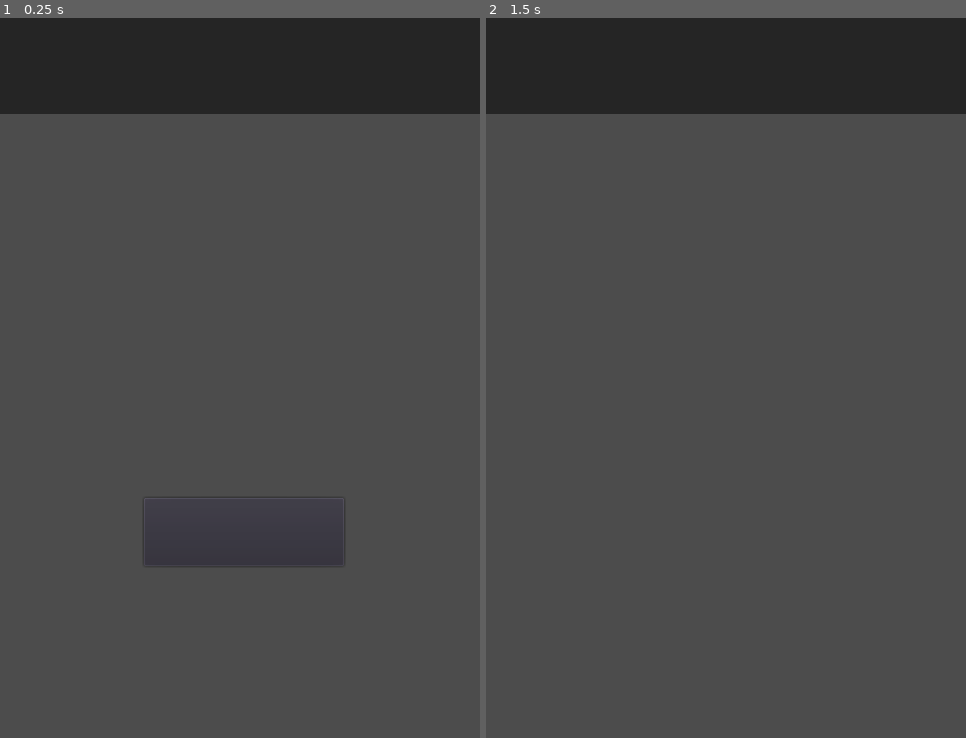
Above: before the commit, frames 1-2 (left to right).
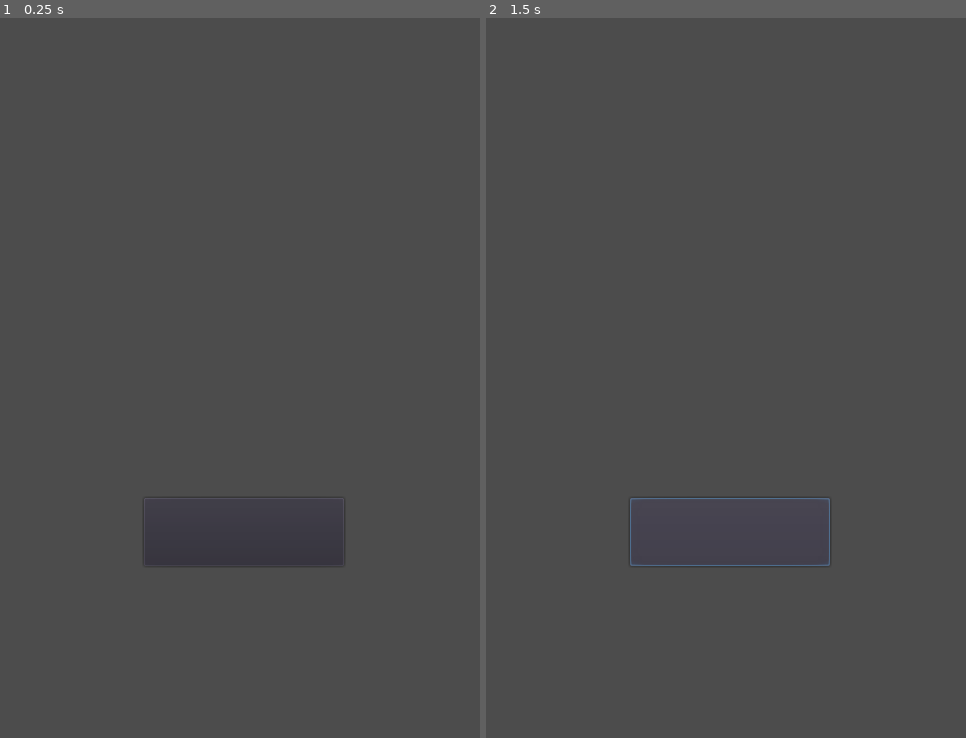
Above: after the commit, the same moments.

Repository: rikithreddy/dodge-the-creeps
Game: Godot game, scene res://HUD.tscn
Same seed, same stepped clock (60 frames per second), same inputs: the game is played once before the commit and once after it. This scene is started directly instead of the project's main scene.
Inputs (mouse positions are in pixels of both pictures, inside the frame that each line leads up to):
- Up to frame 1 (0.25 s): no input
- Up to frame 2 (1.5 s): click "Start" at 0.5 s; click (730, 529) at 1.25 s, where only the run after the commit has a clickable "Start"

The runs differ from the first frame. In frame 1, 13% of the frame differs, in the area x 0-100%, y 0-14%; in frame 2, 13%, in the area x 0-100%, y 0-77%.

Commit message:
rfe: Add seperate UI menu
- Add global variables for score
- Change background music
- Change Mob and player size

Diff:
--- /dev/null
+++ b/Background.tscn
@@ -0,0 +1,21 @@
+[gd_scene load_steps=2 format=2]
+
+[ext_resource path="res://dodge_assets/art/background.jpg" type="Texture" id=1]
+
+[node name="Background" type="CanvasLayer"]
+layer = -1
+
+[node name="background" type="Sprite" parent="."]
+modulate = Color( 0.0901961, 0.0901961, 0.0901961, 1 )
+position = Vector2( 212.566, 317.325 )
+scale = Vector2( 0.792542, 0.801762 )
+texture = ExtResource( 1 )
+
+[node name="ColorRect" type="ColorRect" parent="."]
+modulate = Color( 1, 1, 1, 0.780392 )
+margin_right = 480.0
+margin_bottom = 720.0
+color = Color( 0.207843, 0.396078, 0.482353, 1 )
+__meta__ = {
+"_edit_use_anchors_": false
+}
--- a/HUD.gd
+++ b/HUD.gd
@@ -1,5 +1,4 @@
 extends CanvasLayer
-
 
 signal start_game
 
@@ -11,17 +10,8 @@
 func game_over():
 	show_msg("Game Over")
 	yield($MessageTimer, "timeout")
-	$Start.show()
-	$credits.show()
-	$Message.text = "Dodge the\nCreeps"
-	$Message.show()
-
-func update_score(score, high_score):
-	$Score.text = str(score)
-	$highscore.text = str(high_score)
 
 func _on_Start_pressed():
-	$Start.hide()
 	emit_signal("start_game")
 
 func _on_MessageTimer_timeout():
--- a/HUD.tscn
+++ b/HUD.tscn
@@ -1,25 +1,17 @@
-[gd_scene load_steps=9 format=2]
+[gd_scene load_steps=7 format=2]
 
 [ext_resource path="res://dodge_assets/fonts/Xolonium-Regular.ttf" type="DynamicFontData" id=1]
 [ext_resource path="res://HUD.gd" type="Script" id=2]
 
-[sub_resource type="DynamicFont" id=1]
-size = 52
+[sub_resource type="DynamicFont" id=3]
+size = 64
+font_data = ExtResource( 1 )
+
+[sub_resource type="DynamicFont" id=4]
+size = 48
 font_data = ExtResource( 1 )
 
 [sub_resource type="DynamicFont" id=5]
-size = 24
-font_data = ExtResource( 1 )
-
-[sub_resource type="DynamicFont" id=2]
-size = 64
-font_data = ExtResource( 1 )
-
-[sub_resource type="DynamicFont" id=3]
-size = 48
-font_data = ExtResource( 1 )
-
-[sub_resource type="DynamicFont" id=4]
 size = 12
 outline_color = Color( 0.0196078, 0.0431373, 0.211765, 1 )
 font_data = ExtResource( 1 )
@@ -31,70 +23,6 @@
 [node name="HUD" type="CanvasLayer"]
 script = ExtResource( 2 )
 
-[node name="ColorRect" type="ColorRect" parent="."]
-margin_right = 480.0
-margin_bottom = 96.0
-color = Color( 0, 0, 0, 0.517647 )
-__meta__ = {
-"_edit_use_anchors_": false
-}
-
-[node name="Score" type="Label" parent="."]
-anchor_left = 1.0
-anchor_right = 1.0
-margin_left = -96.0
-margin_top = 32.0
-margin_right = -59.0
-margin_bottom = 96.0
-custom_fonts/font = SubResource( 1 )
-text = "0"
-align = 1
-valign = 1
-__meta__ = {
-"_edit_use_anchors_": false
-}
-
-[node name="score_txt" type="Label" parent="Score"]
-anchor_left = 1.0
-anchor_right = 1.0
-margin_left = -69.0
-margin_top = -32.0
-margin_right = 8.0
-margin_bottom = -2.0
-custom_fonts/font = SubResource( 5 )
-text = "Score"
-align = 1
-__meta__ = {
-"_edit_use_anchors_": false
-}
-
-[node name="highscore" type="Label" parent="."]
-anchor_left = 1.0
-anchor_right = 1.0
-margin_left = -416.0
-margin_top = 32.0
-margin_right = -379.0
-margin_bottom = 96.0
-custom_fonts/font = SubResource( 1 )
-text = "0"
-align = 1
-valign = 1
-__meta__ = {
-"_edit_use_anchors_": false
-}
-
-[node name="highscore_txt" type="Label" parent="highscore"]
-margin_left = -32.0
-margin_top = -32.0
-margin_right = 107.0
-margin_bottom = -2.0
-custom_fonts/font = SubResource( 5 )
-text = "High score"
-align = 1
-__meta__ = {
-"_edit_use_anchors_": false
-}
-
 [node name="Message" type="Label" parent="."]
 anchor_left = 0.5
 anchor_top = 0.5
@@ -122,13 +50,14 @@
 margin_top = -240.0
 margin_right = 104.0
 margin_bottom = -172.0
-custom_fonts/font = SubResource( 3 )
+custom_fonts/font = SubResource( 4 )
 text = "Start"
 __meta__ = {
 "_edit_use_anchors_": false
 }
 
 [node name="MessageTimer" type="Timer" parent="."]
+wait_time = 2.0
 one_shot = true
 
 [node name="credits" type="Label" parent="."]
--- /dev/null
+++ b/Menu.gd
@@ -0,0 +1,7 @@
+extends Node2D
+
+func _enter_tree():
+	$Score.update_score()
+
+func _on_HUD_start_game():
+	get_tree().change_scene("res://main.tscn")
--- /dev/null
+++ b/Menu.tscn
@@ -0,0 +1,16 @@
+[gd_scene load_steps=5 format=2]
+
+[ext_resource path="res://HUD.tscn" type="PackedScene" id=1]
+[ext_resource path="res://Background.tscn" type="PackedScene" id=2]
+[ext_resource path="res://Score.tscn" type="PackedScene" id=3]
+[ext_resource path="res://Menu.gd" type="Script" id=4]
+
+[node name="Menu" type="Node2D"]
+script = ExtResource( 4 )
+
+[node name="Background" parent="." instance=ExtResource( 2 )]
+
+[node name="HUD" parent="." instance=ExtResource( 1 )]
+
+[node name="Score" parent="." instance=ExtResource( 3 )]
+[connection signal="start_game" from="HUD" to="." method="_on_HUD_start_game"]
--- a/Mob.tscn
+++ b/Mob.tscn
@@ -27,7 +27,7 @@
 } ]
 
 [sub_resource type="CapsuleShape2D" id=2]
-radius = 29.9638
+radius = 23.9569
 
 [node name="Mob" type="RigidBody2D"]
 collision_layer = 2
@@ -35,7 +35,7 @@
 script = ExtResource( 1 )
 
 [node name="AnimatedSprite" type="AnimatedSprite" parent="."]
-scale = Vector2( 0.6, 0.6 )
+scale = Vector2( 0.5, 0.5 )
 frames = SubResource( 1 )
 animation = "walk"
 
--- a/Player.tscn
+++ b/Player.tscn
@@ -7,7 +7,7 @@
 [ext_resource path="res://dodge_assets/art/playerGrey_up1.png" type="Texture" id=5]
 
 [sub_resource type="Gradient" id=1]
-colors = PoolColorArray( 1, 1, 1, 1, 1, 1, 1, 0 )
+colors = PoolColorArray( 0.511719, 1, 0.988556, 1, 1, 1, 1, 0 )
 
 [sub_resource type="SpriteFrames" id=2]
 animations = [ {
@@ -37,7 +37,8 @@
 }
 
 [node name="Trail" type="CPUParticles2D" parent="."]
-amount = 15
+amount = 25
+lifetime = 1.3
 speed_scale = 2.0
 local_coords = false
 emission_shape = 1
--- /dev/null
+++ b/Score.gd
@@ -0,0 +1,5 @@
+extends CanvasLayer
+
+func update_score():
+	$Score.text = str(GameVariables.LAST_SCORE)
+	$highscore.text = str(GameVariables.HIGH_SCORE)
--- /dev/null
+++ b/Score.tscn
@@ -0,0 +1,79 @@
+[gd_scene load_steps=5 format=2]
+
+[ext_resource path="res://dodge_assets/fonts/Xolonium-Regular.ttf" type="DynamicFontData" id=1]
+[ext_resource path="res://Score.gd" type="Script" id=2]
+
+[sub_resource type="DynamicFont" id=1]
+size = 52
+font_data = ExtResource( 1 )
+
+[sub_resource type="DynamicFont" id=2]
+size = 24
+font_data = ExtResource( 1 )
+
+[node name="Score" type="CanvasLayer"]
+script = ExtResource( 2 )
+
+[node name="ColorRect" type="ColorRect" parent="."]
+margin_right = 480.0
+margin_bottom = 96.0
+color = Color( 0, 0, 0, 0.517647 )
+__meta__ = {
+"_edit_use_anchors_": false
+}
+
+[node name="Score" type="Label" parent="."]
+anchor_left = 1.0
+anchor_right = 1.0
+margin_left = -96.0
+margin_top = 32.0
+margin_right = -59.0
+margin_bottom = 96.0
+custom_fonts/font = SubResource( 1 )
+text = "0"
+align = 1
+valign = 1
+__meta__ = {
+"_edit_use_anchors_": false
+}
+
+[node name="score_txt" type="Label" parent="Score"]
+anchor_left = 1.0
+anchor_right = 1.0
+margin_left = -69.0
+margin_top = -32.0
+margin_right = 8.0
+margin_bottom = -2.0
+custom_fonts/font = SubResource( 2 )
+text = "Score"
+align = 1
+__meta__ = {
+"_edit_use_anchors_": false
+}
+
+[node name="highscore" type="Label" parent="."]
+anchor_left = 1.0
+anchor_right = 1.0
+margin_left = -416.0
+margin_top = 32.0
+margin_right = -379.0
+margin_bottom = 96.0
+custom_fonts/font = SubResource( 1 )
+text = "0"
+align = 1
+valign = 1
+__meta__ = {
+"_edit_use_anchors_": false
+}
+
+[node name="highscore_txt" type="Label" parent="highscore"]
+margin_left = -32.0
+margin_top = -32.0
+margin_right = 107.0
+margin_bottom = -2.0
+custom_fonts/font = SubResource( 2 )
+text = "High score"
+align = 1
+__meta__ = {
+"_edit_use_anchors_": false
+}
--- /dev/null
+++ b/ScoreNode.tscn
@@ -0,0 +1,11 @@
+[gd_scene format=2]
+
+[node name="Node2D" type="CanvasLayer"]
+
+[node name="ColorRect" type="ColorRect" parent="."]
+margin_right = 480.0
+margin_bottom = 96.0
+color = Color( 0, 0, 0, 0.509804 )
+__meta__ = {
+"_edit_use_anchors_": false
+}
--- /dev/null
+++ b/game_variables.gd
@@ -0,0 +1,4 @@
+extends Node
+
+var LAST_SCORE = 0
+var HIGH_SCORE = 0
--- a/main.gd
+++ b/main.gd
@@ -2,42 +2,40 @@
 
 const FILE_NAME = "user://game-data.json"
 export (PackedScene) var Mob
-var score = 0
-var high_score = 0
 
 var colors = [
 	Color("#41658A"), # queen blue
-	Color("#594F3B"), # ash grey
+	Color("#35657B"), # ash grey
 	Color("#3E5641"), # hunter green
 	Color("#407076"), #Ming
-	Color("#9DB4C0"), # panzy purple
-
 	]
 
 func new_game():
-
+	$Background/ColorRect.set_frame_color(colors[randi()% len(colors)])
+	$HUD/Start.hide()
 	$BGM.play()
 	$HUD/credits.hide()
-	score = 0
-	$HUD.update_score(score, high_score)
+	GameVariables.LAST_SCORE = 0
+	$Score.update_score()
 	$Player.start($start_position.position)
 	$StartTimer.start()
 	$HUD.show_msg("Get Ready")
 
 func _ready():
 	randomize()
+	new_game()
 
 func set_background_color():
-	$ColorRect.set_frame_color(colors[randi()% len(colors)])
+	$Background/ColorRect.set_frame_color(colors[randi()% len(colors)])
 	pass
 
 func _on_ScoreTimer_timeout():
-	score += 1
-	if high_score < score:
-		high_score = score
-	if score % 3 == 0:
+	GameVariables.LAST_SCORE += 1
+	if GameVariables.HIGH_SCORE < GameVariables.LAST_SCORE:
+		GameVariables.HIGH_SCORE = GameVariables.LAST_SCORE
+	if GameVariables.LAST_SCORE % 3 == 0:
 		set_background_color()
-	$HUD.update_score(score, high_score)
+	$Score.update_score()
 
 
 func _on_MobTimer_timeout():
@@ -56,7 +54,11 @@
 
 func game_over():
 	$BGM.stop()
-	$HUD.game_over()
 	$ScoreTimer.stop()
 	$MobTimer.stop()
 	$game_over.play()
+	$HUD.game_over()
+	$GameOver.start()
+
+func _on_GameOver_timeout():
+	get_tree().change_scene("res://Menu.tscn")
--- a/main.tscn
+++ b/main.tscn
@@ -1,12 +1,13 @@
-[gd_scene load_steps=9 format=2]
+[gd_scene load_steps=10 format=2]
 
 [ext_resource path="res://Player.tscn" type="PackedScene" id=1]
 [ext_resource path="res://main.gd" type="Script" id=2]
 [ext_resource path="res://Mob.tscn" type="PackedScene" id=3]
 [ext_resource path="res://HUD.tscn" type="PackedScene" id=4]
 [ext_resource path="res://dodge_assets/art/gameover.wav" type="AudioStream" id=5]
-[ext_resource path="res://dodge_assets/art/House In a Forest Loop.ogg" type="AudioStream" id=6]
-[ext_resource path="res://dodge_assets/art/background.jpg" type="Texture" id=7]
+[ext_resource path="res://dodge_assets/art/through space.ogg" type="AudioStream" id=6]
+[ext_resource path="res://Background.tscn" type="PackedScene" id=7]
+[ext_resource path="res://Score.tscn" type="PackedScene" id=8]
 
 [sub_resource type="Curve2D" id=1]
 _data = {
@@ -17,23 +18,14 @@
 script = ExtResource( 2 )
 Mob = ExtResource( 3 )
 
-[node name="background" type="Sprite" parent="."]
-modulate = Color( 0.0901961, 0.0901961, 0.0901961, 1 )
-position = Vector2( 212.566, 317.325 )
-scale = Vector2( 0.792542, 0.801762 )
-texture = ExtResource( 7 )
+[node name="Background" parent="." instance=ExtResource( 7 )]
 
-[node name="ColorRect" type="ColorRect" parent="."]
-modulate = Color( 1, 1, 1, 0.780392 )
-margin_right = 480.0
-margin_bottom = 720.0
-color = Color( 0.207843, 0.396078, 0.482353, 1 )
-__meta__ = {
-"_edit_use_anchors_": false
-}
+[node name="Score" parent="." instance=ExtResource( 8 )]
+
+[node name="HUD" parent="." instance=ExtResource( 4 )]
 
 [node name="Player" parent="." instance=ExtResource( 1 )]
-scale = Vector2( 0.8, 0.8 )
+scale = Vector2( 0.75, 0.75 )
 
 [node name="start_position" type="Position2D" parent="."]
 position = Vector2( 240, 450 )
@@ -49,11 +41,9 @@
 one_shot = true
 
 [node name="MobTimer" type="Timer" parent="."]
-wait_time = 0.25
+wait_time = 0.3
 
 [node name="ScoreTimer" type="Timer" parent="."]
-
-[node name="HUD" parent="." instance=ExtResource( 4 )]
 
 [node name="BGM" type="AudioStreamPlayer2D" parent="."]
 stream = ExtResource( 6 )
@@ -64,8 +54,13 @@
 [node name="Camera2D" type="Camera2D" parent="."]
 position = Vector2( 240, 360 )
 current = true
+
+[node name="GameOver" type="Timer" parent="."]
+wait_time = 2.0
+one_shot = true
+[connection signal="start_game" from="HUD" to="." method="new_game"]
 [connection signal="hit" from="Player" to="." method="game_over"]
 [connection signal="timeout" from="StartTimer" to="." method="_on_StartTimer_timeout"]
 [connection signal="timeout" from="MobTimer" to="." method="_on_MobTimer_timeout"]
 [connection signal="timeout" from="ScoreTimer" to="." method="_on_ScoreTimer_timeout"]
-[connection signal="start_game" from="HUD" to="." method="new_game"]
+[connection signal="timeout" from="GameOver" to="." method="_on_GameOver_timeout"]
--- a/project.godot
+++ b/project.godot
@@ -21,8 +21,12 @@
 [application]
 
 config/name="Dodge"
-run/main_scene="res://main.tscn"
+run/main_scene="res://Menu.tscn"
 config/icon="res://icon.png"
+
+[autoload]
+
+GameVariables="*res://game_variables.gd"
 
 [display]
 
Not shown: 2 places in HUD.tscn that only renumber resources
